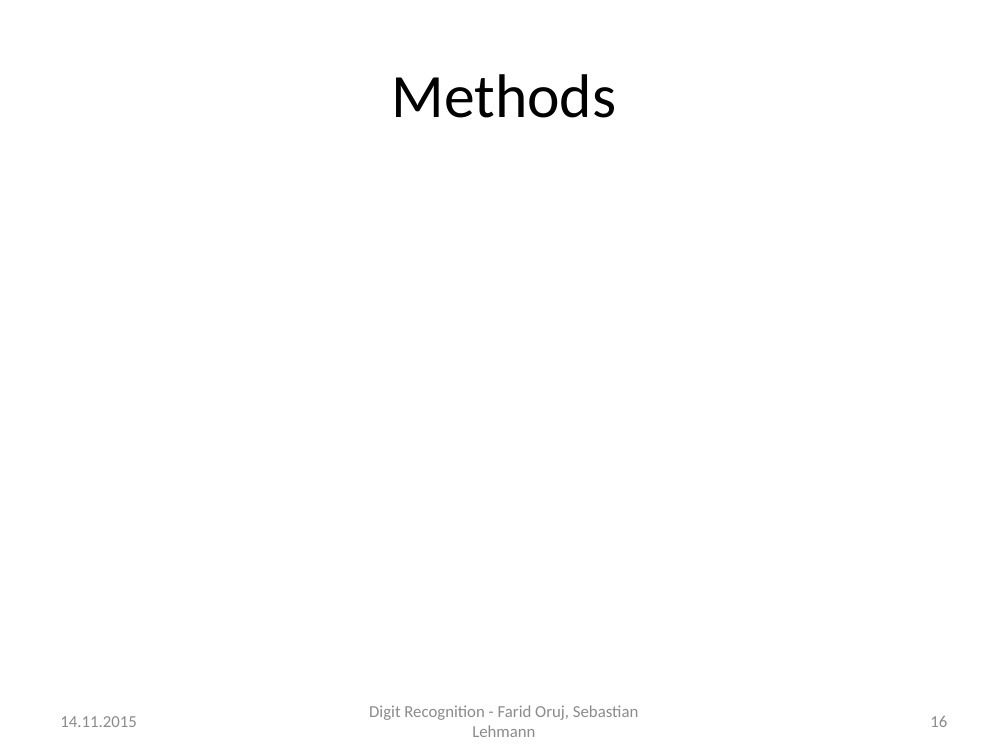
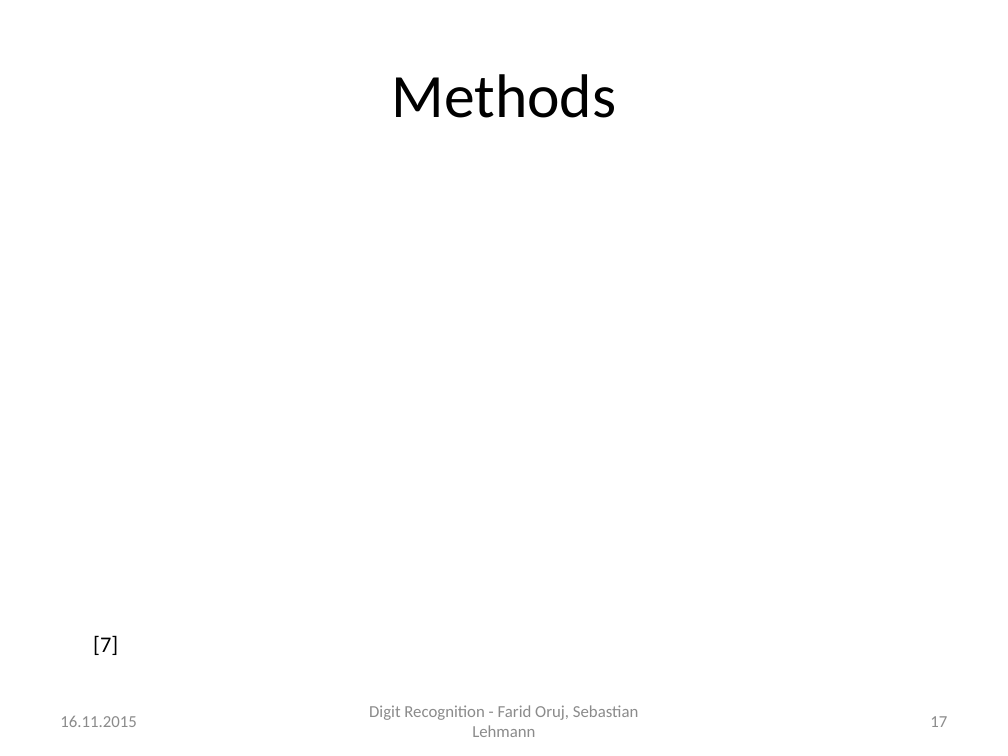
Before and after one commit to SebLeh/digit_recognition, a slide deck: slide 17 of presentation/code-presentation.pptx (slide 16 before the commit). Drawn at 1008x756 pixels with LibreOffice and Linux fonts; fonts in the diff are those of the drawing; grey boxes stand for pictures. Boxes give left, top, right and bottom in pixels: in the first picture for what was removed or moved away, otherwise in the second. Text is boxed around its words. In the diff, an @@ line names an element or a change of style, - is before the commit and + after.

```diff
--- a/presentation/code-presentation.pptx
+++ b/presentation/code-presentation.pptx
@@ text added at [93, 635, 118, 655], 16 pt, text #000000 @@
+[7]
@@ text at [60, 716, 136, 727]: text changed @@
-14.11.2015
+16.11.2015
@@ page number at [930, 716, 947, 727]: text changed @@
-16
+17
```
Also in this commit, not shown: 20 other slides changed, 4 slides added, 1 slide removed, 4 other files.
